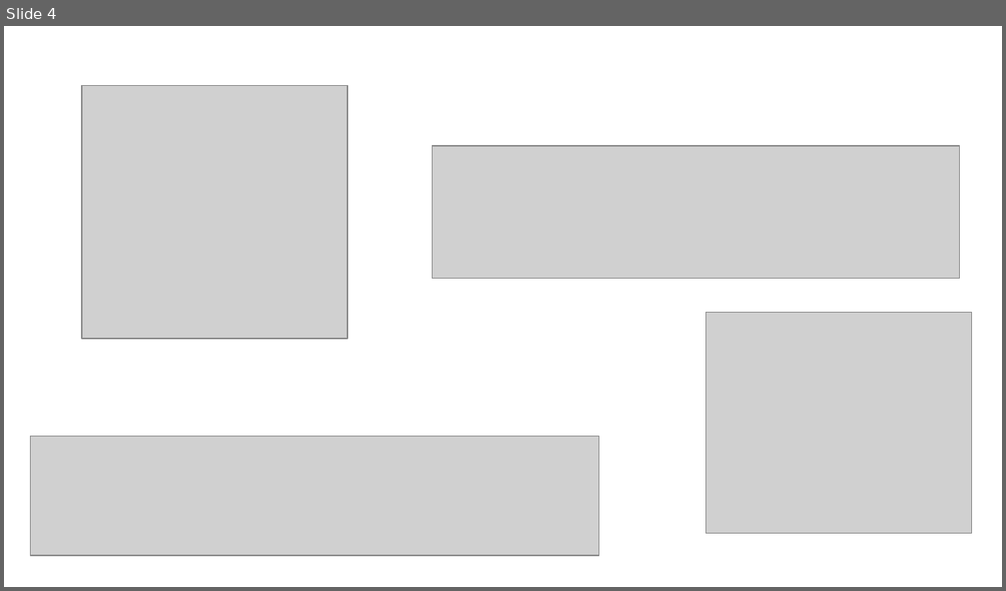
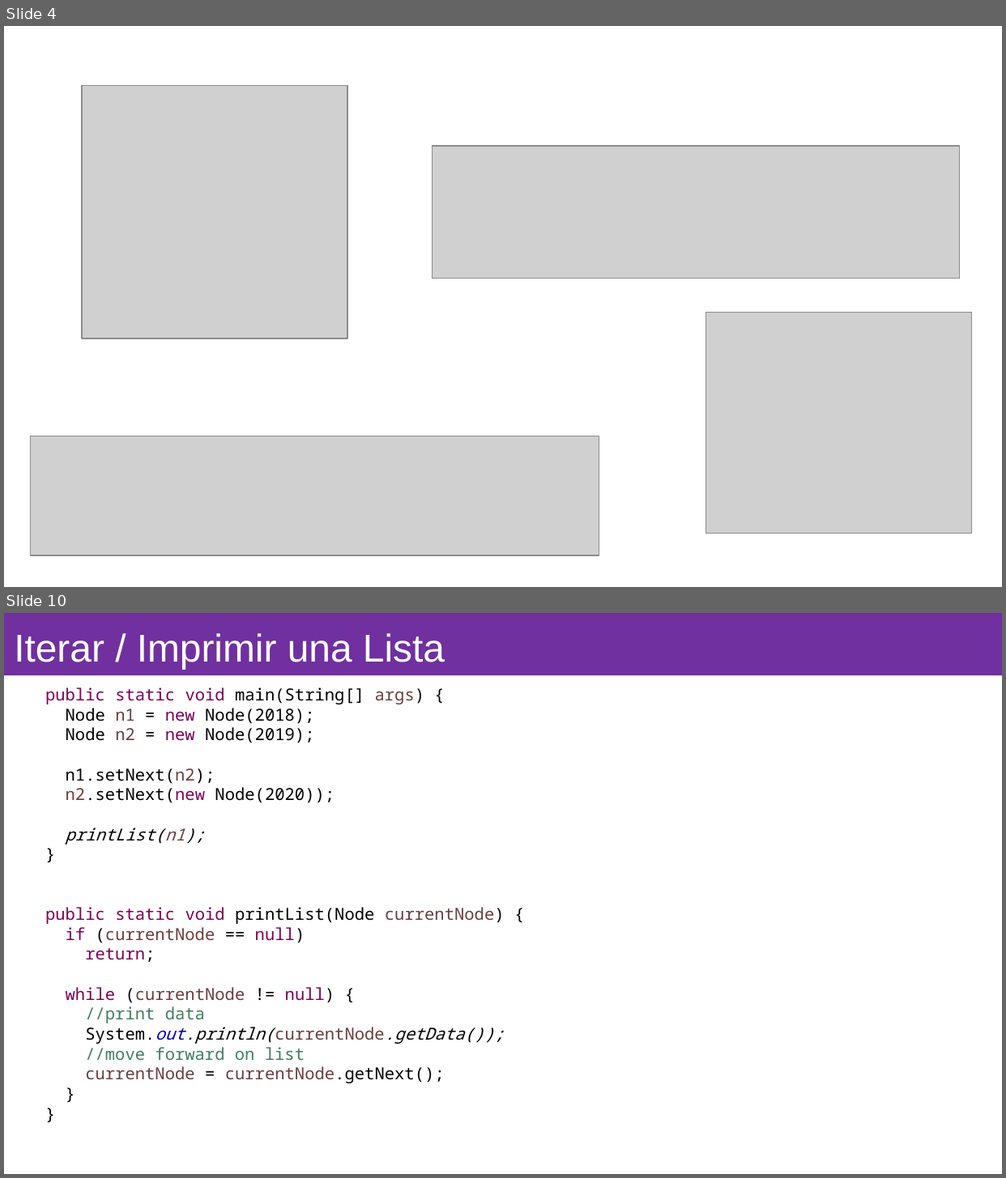
Before and after one commit to OMardil/INFO2, a slide deck: MOD11_Listas/01 Presentacion/INFO2_MOD11-Listas.pptx. Shown one above the other, each under a label of ours: slide 4 before the commit, slides 4 and 10 after it; the slides between them are not shown. The pictures are 1006x591 and 1006x1178 pixels, drawn with LibreOffice and Linux fonts; fonts in the diff are those of the drawing; grey boxes stand for pictures. Boxes give left, top, right and bottom in pixels: in the first picture for what was removed or moved away, otherwise in the second. Text is boxed around its words. In the diff, an @@ line names an element or a change of style, - is before the commit and + after.

```diff
--- a/MOD11_Listas/01 Presentacion/INFO2_MOD11-Listas.pptx
+++ b/MOD11_Listas/01 Presentacion/INFO2_MOD11-Listas.pptx
@@ slide 10 added at bbox=[4, 613, 1002, 1174], background #FFFFFF @@
@@ title added at bbox=[4, 613, 1002, 676], fill #7030A0, 28 pt, text #FFFFFF @@
+Iterar / Imprimir una Lista
@@ text added at bbox=[45, 688, 505, 1084], 12 pt, text #000000 @@
+public static void main(String[] args) {
+Node n1 = new Node(2018);
+Node n2 = new Node(2019);
+n1.setNext(n2);
+n2.setNext(new Node(2020));
+printList(n1);
+}
+public static void printList(Node currentNode) {
+if (currentNode == null)
+return;
+while (currentNode != null) {
+//print data
+System.out.println(currentNode.getData());
+//move forward on list
+currentNode = currentNode.getNext();
+}
+}
```
Also in this commit, not shown: 5 slides changed, 4 other slides added, 11 slides removed, 14 other files.
